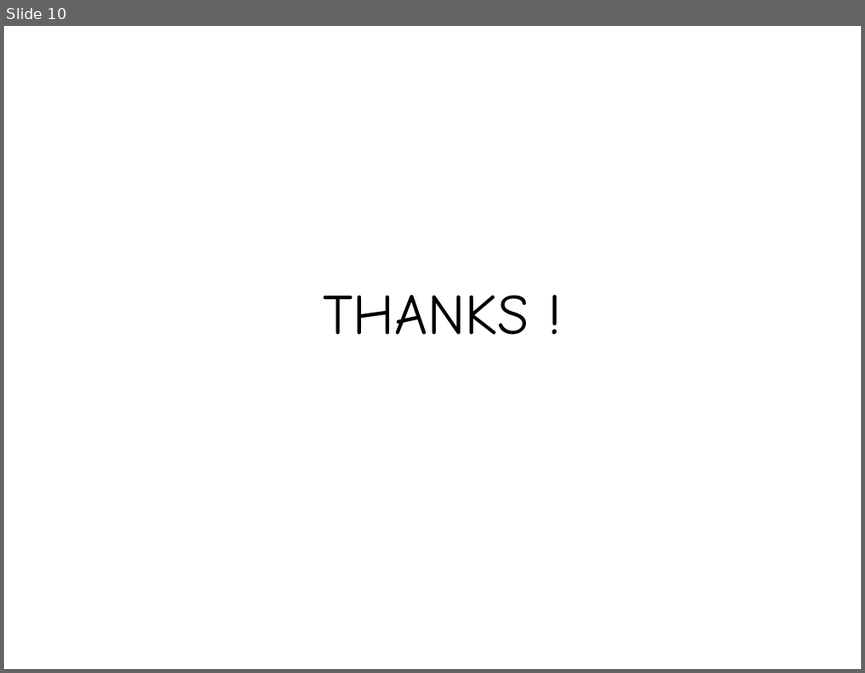
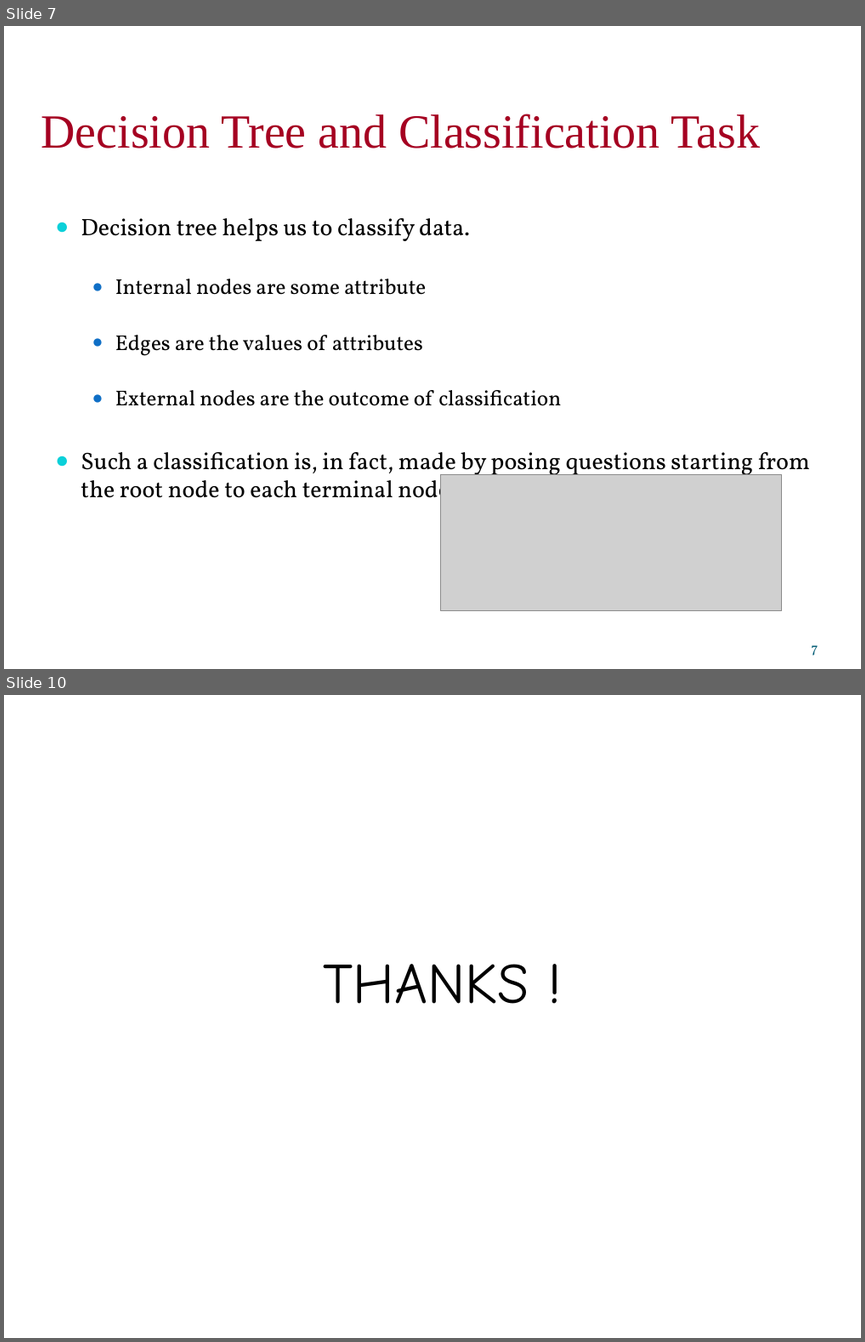
Before and after one commit to falcon-sky/pyspark-nlp, a slide deck: day_11/DecisionTreeModel.pptx. Shown one above the other, each under a label of ours: slide 10 before the commit, slides 7 and 10 after it; the slides between them are not shown. The pictures are 865x673 and 865x1342 pixels, drawn with LibreOffice and Linux fonts; fonts in the diff are those of the drawing; grey boxes stand for pictures. Boxes give left, top, right and bottom in pixels: in the first picture for what was removed or moved away, otherwise in the second. Text is boxed around its words. In the diff, an @@ line names an element or a change of style, - is before the commit and + after.

```diff
--- a/day_11/DecisionTreeModel.pptx
+++ b/day_11/DecisionTreeModel.pptx
@@ slide 7 added at (4, 26, 861, 669), background #FFFFFF @@
@@ text added at (41, 114, 760, 148), 40 pt, text #A50021 @@
+Decision Tree and Classification Task
@@ text added at (80, 218, 810, 509), 20 pt, text #000000 @@
+● Decision tree helps us to classify data.
+  ● Internal nodes are some attribute
+  ● Edges are the values of attributes
+  ● External nodes are the outcome of classification
+● Such a classification is, in fact, made by posing questions starting from the root node to each terminal node.
@@ picture added at (441, 475, 781, 611) @@
@@ page number added at (811, 645, 817, 655), 12 pt, text #035C75 @@
+7
```
Also in this commit, not shown: 2 slides changed, 5 other slides added, 6 slides removed, 13 other files.
